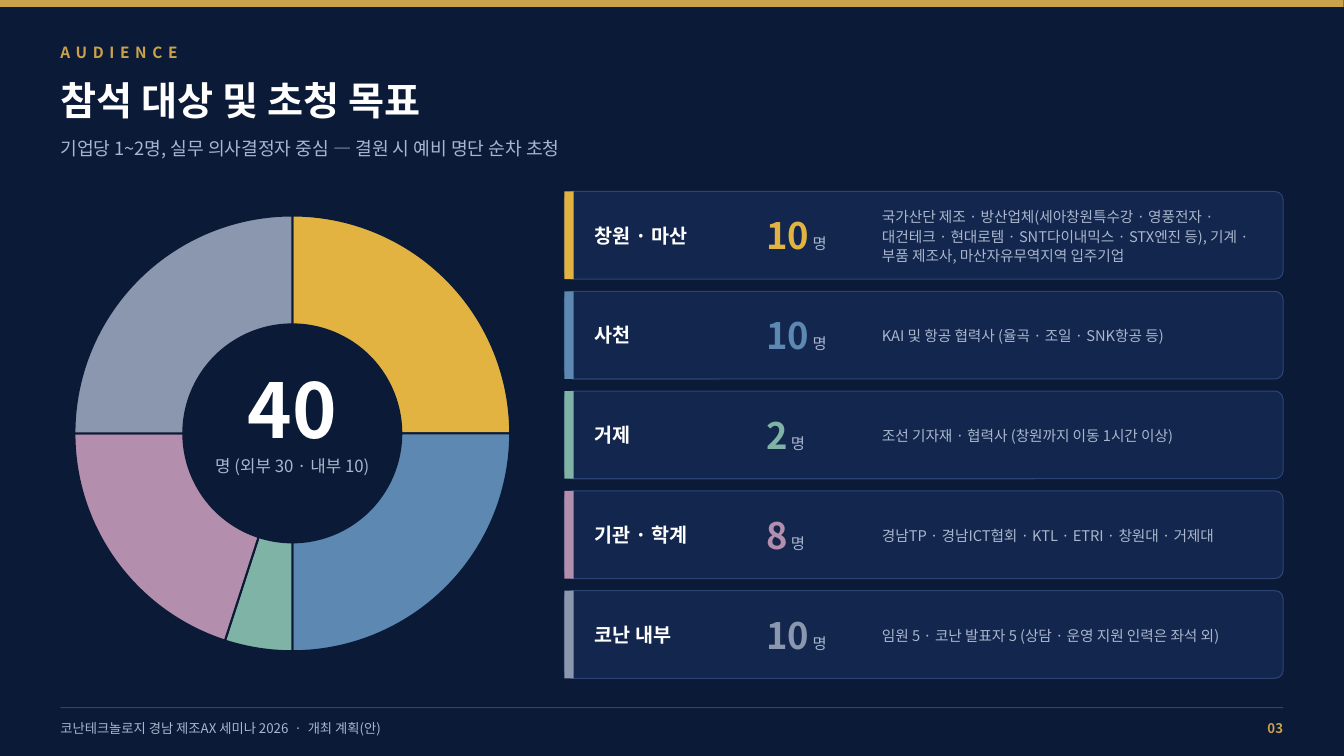
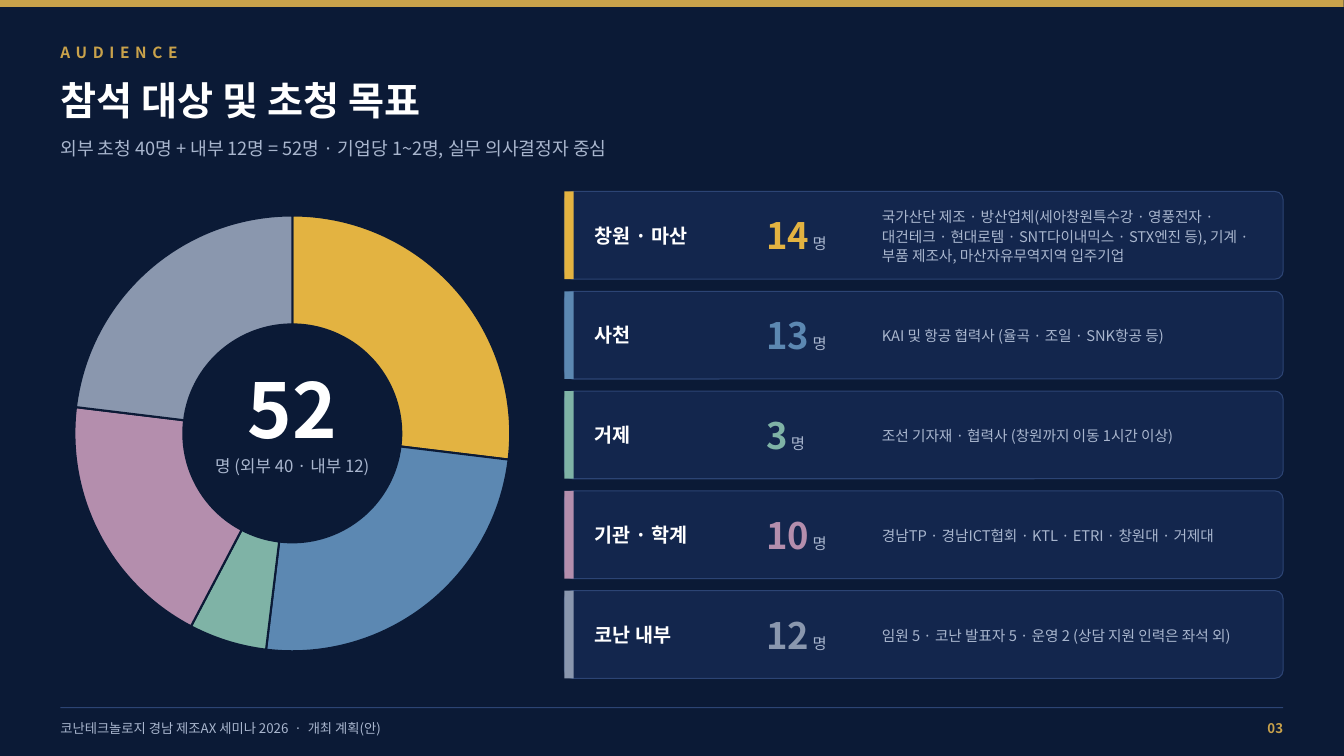
Before and after one commit to Jacob-Yeom/claude, a slide deck: slide 3 of output/changwon_ax_seminar_plan_deck.pptx. Drawn at 1344x756 pixels with LibreOffice and Linux fonts; fonts in the diff are those of the drawing. Boxes give left, top, right and bottom in pixels: in the first picture for what was removed or moved away, otherwise in the second. Text is boxed around its words. In the diff, an @@ line names an element or a change of style, - is before the commit and + after.

```diff
--- a/output/changwon_ax_seminar_plan_deck.pptx
+++ b/output/changwon_ax_seminar_plan_deck.pptx
@@ text at box(60, 140, 606, 158): text changed @@
-기업당 1~2명, 실무 의사결정자 중심 — 결원 시 예비 명단 순차 초청
+외부 초청 40명 + 내부 12명 = 52명 · 기업당 1~2명, 실무 의사결정자 중심
@@ doughnut chart at box(60, 187, 524, 681) @@
-Series 1: 25, 25, 5, 20, 25
+Series 1: 27, 25, 6, 19, 23
@@ text at box(766, 222, 827, 250): text changed @@
-10 명
+14 명
@@ text at box(766, 322, 827, 350): text changed @@
-10 명
+13 명
@@ text at box(248, 381, 337, 439): text changed @@
-40
+52
@@ text at box(766, 421, 805, 450): text changed @@
-2 명
+3 명
@@ text at box(215, 458, 369, 475): text changed @@
-명 (외부 30 · 내부 10)
+명 (외부 40 · 내부 12)
@@ text at box(766, 521, 827, 550): text changed @@
-8 명
+10 명
@@ text at box(766, 621, 827, 650): text changed @@
-10 명
+12 명
@@ text at box(882, 629, 1231, 644): text changed @@
-임원 5 · 코난 발표자 5 (상담 · 운영 지원 인력은 좌석 외)
+임원 5 · 코난 발표자 5 · 운영 2 (상담 지원 인력은 좌석 외)
```
Also in this commit, not shown: 9 other slides changed, 4 other files.
